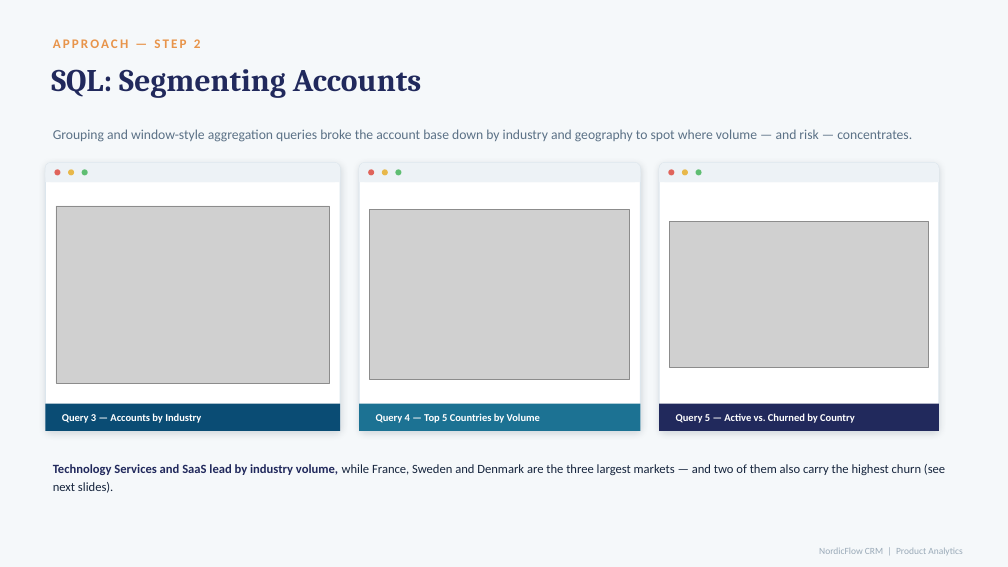
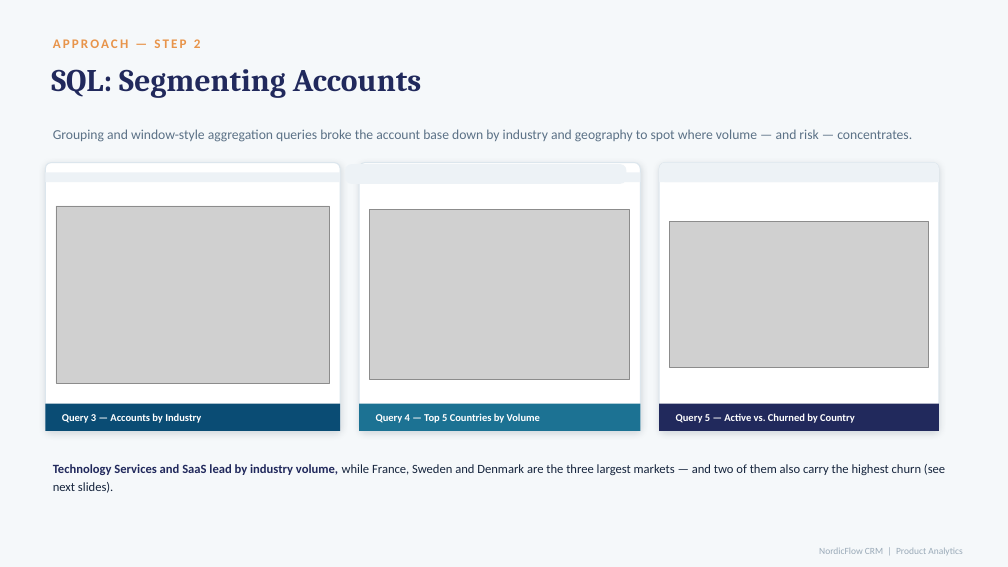
Before and after one commit to Bobygit25/Product_anlysis_project, a slide deck: slide 9 of Report/NordicFlow_Product_Analytics.pptx. Drawn at 1008x567 pixels with LibreOffice and Linux fonts; fonts in the diff are those of the drawing; grey boxes stand for pictures. Boxes give left, top, right and bottom in pixels: in the first picture for what was removed or moved away, otherwise in the second. Text is boxed around its words. In the diff, an @@ line names an element or a change of style, - is before the commit and + after.

```diff
--- a/Report/NordicFlow_Product_Analytics.pptx
+++ b/Report/NordicFlow_Product_Analytics.pptx
@@ rounded rectangle removed at (45, 163, 340, 182) @@
@@ ellipse removed at (54, 169, 60, 175) @@
@@ ellipse removed at (68, 169, 74, 175) @@
@@ ellipse removed at (82, 169, 88, 175) @@
@@ rounded rectangle: place and size @@
-rounded rectangle at (359, 163, 640, 182)
+rounded rectangle at (346, 164, 627, 184)
@@ ellipse removed at (368, 169, 374, 175) @@
@@ ellipse removed at (382, 169, 388, 175) @@
@@ ellipse removed at (395, 169, 402, 175) @@
@@ ellipse removed at (668, 169, 675, 175) @@
@@ ellipse removed at (682, 169, 688, 175) @@
@@ ellipse removed at (696, 169, 702, 175) @@
```
Also in this commit, not shown: 2 other slides changed, 1 other file.
